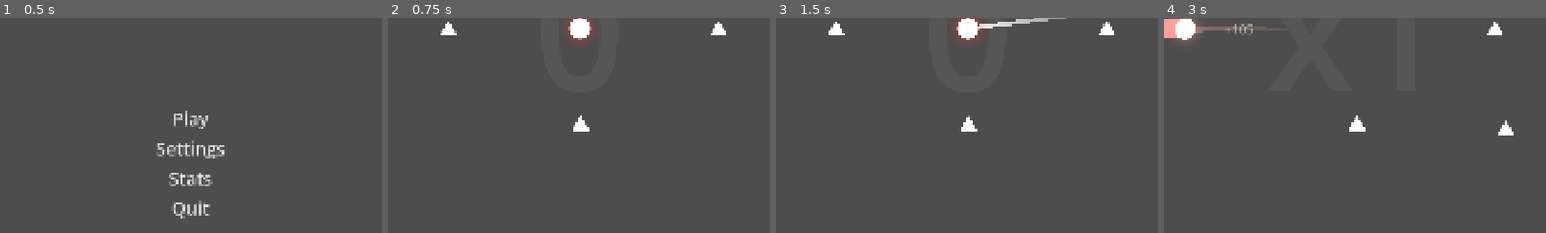
Above: before the commit, frames 1-4 (left to right).
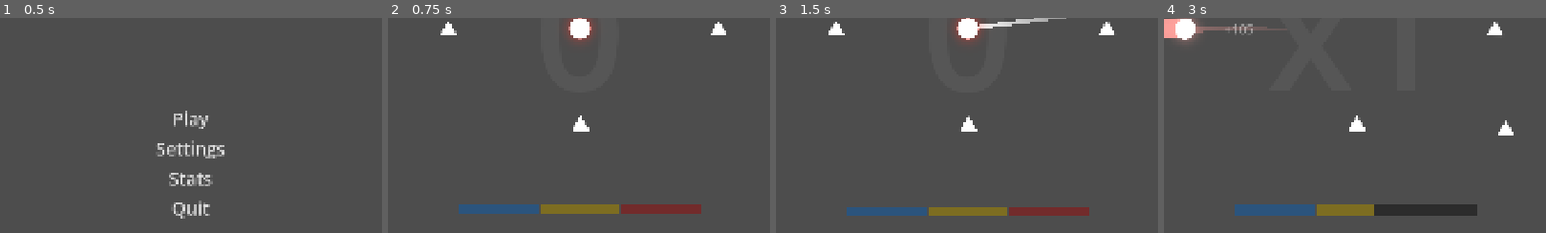
Above: after the commit, the same moments.

Repository: Yumei1010/Ball
Game: Godot game, scene res://Scene/main_menu.tscn
The game is run twice, just before and just after one commit, with the same random seed, the same clock (stepped at 60 frames per second) and the same inputs.
Inputs (mouse positions are % of the whole screen's width and height, from its top left):
- Up to frame 1 (0.5 s): no input
- Up to frame 2 (0.75 s): click "Play" at 0.5 s
- Up to frame 3 (1.5 s): move the mouse to (72, 45) at 1.27 s; hold Right (ui_right) from 1.28 s (still down); click (72, 45) at 1.42 s
- Up to frame 4 (3 s): release Right (ui_right) at 2 s; drag from (30, 55) to (50, 50) at 2.02 s; move the mouse to (60, 28) at 2.77 s; hold Right (ui_right) from 2.78 s (still down)
The pictures show only the part of the screen within x 25-75%, y 48-98%; the shares and areas given below are measured in that part.

Frame 1 is identical in both runs. In frame 2, 2.8% of the frame differs, in the area x 18-82%, y 86-92%; in frame 3, 2.5%; in frame 4, 3.4%.

Commit message:
fix: energy_bar 运行时生成纯色纹理，修复能量条不显示
Co-Authored-By: Claude Opus 4.7 <noreply@anthropic.com>

Diff:
--- a/Script/UI/energy_bar.gd
+++ b/Script/UI/energy_bar.gd
@@ -1,5 +1,29 @@
 extends TextureProgressBar
 
-# 一个函数，用来接收新的能量值 (0-100) 并更新进度条
-func update_progress(new_value: float):
+const BAR_W := 200
+const BAR_H := 24
+
+var _fill_color: Color
+
+func _ready() -> void:
+	match name:
+		"EnergyBar":
+			_fill_color = Color(0.2, 0.6, 1.0)  # Blue
+		"EnergyBar2":
+			_fill_color = Color(1.0, 0.85, 0.1)  # Gold
+		_:
+			_fill_color = Color(0.9, 0.2, 0.2)  # Red
+
+	texture_under = _make_rect(Color(0.15, 0.15, 0.15, 0.6))
+	texture_over = _make_rect(Color(0.15, 0.15, 0.15, 0.6))
+	texture_progress = _make_rect(_fill_color)
+
+
+func update_progress(new_value: float) -> void:
 	value = new_value
+
+
+func _make_rect(color: Color) -> ImageTexture:
+	var img := Image.create(BAR_W, BAR_H, false, Image.FORMAT_RGBA8)
+	img.fill(color)
+	return ImageTexture.create_from_image(img)
--- a/game/UI/energy_bar1.tscn
+++ b/game/UI/energy_bar1.tscn
@@ -3,8 +3,7 @@
 [ext_resource type="Script" uid="uid://bo3weeishta7w" path="res://Script/UI/energy_bar.gd" id="1_hqh5g"]
 
 [node name="EnergyBar" type="TextureProgressBar"]
-offset_right = 40.0
-offset_bottom = 40.0
+offset_right = 200.0
+offset_bottom = 24.0
 value = 100.0
-texture_progress_offset = Vector2(0.635, 2.81)
 script = ExtResource("1_hqh5g")
--- a/game/UI/energy_bar2.tscn
+++ b/game/UI/energy_bar2.tscn
@@ -3,8 +3,7 @@
 [ext_resource type="Script" uid="uid://bo3weeishta7w" path="res://Script/UI/energy_bar.gd" id="3_uj6jb"]
 
 [node name="EnergyBar" type="TextureProgressBar"]
-offset_right = 40.0
-offset_bottom = 40.0
+offset_right = 200.0
+offset_bottom = 24.0
 value = 100.0
-texture_progress_offset = Vector2(0.47, 3.17)
 script = ExtResource("3_uj6jb")
--- a/game/UI/energy_bar3.tscn
+++ b/game/UI/energy_bar3.tscn
@@ -3,8 +3,7 @@
 [ext_resource type="Script" uid="uid://bo3weeishta7w" path="res://Script/UI/energy_bar.gd" id="3_gamrj"]
 
 [node name="EnergyBar" type="TextureProgressBar"]
-offset_right = 40.0
-offset_bottom = 40.0
+offset_right = 200.0
+offset_bottom = 24.0
 value = 100.0
-texture_progress_offset = Vector2(2.215, 2.4)
 script = ExtResource("3_gamrj")
